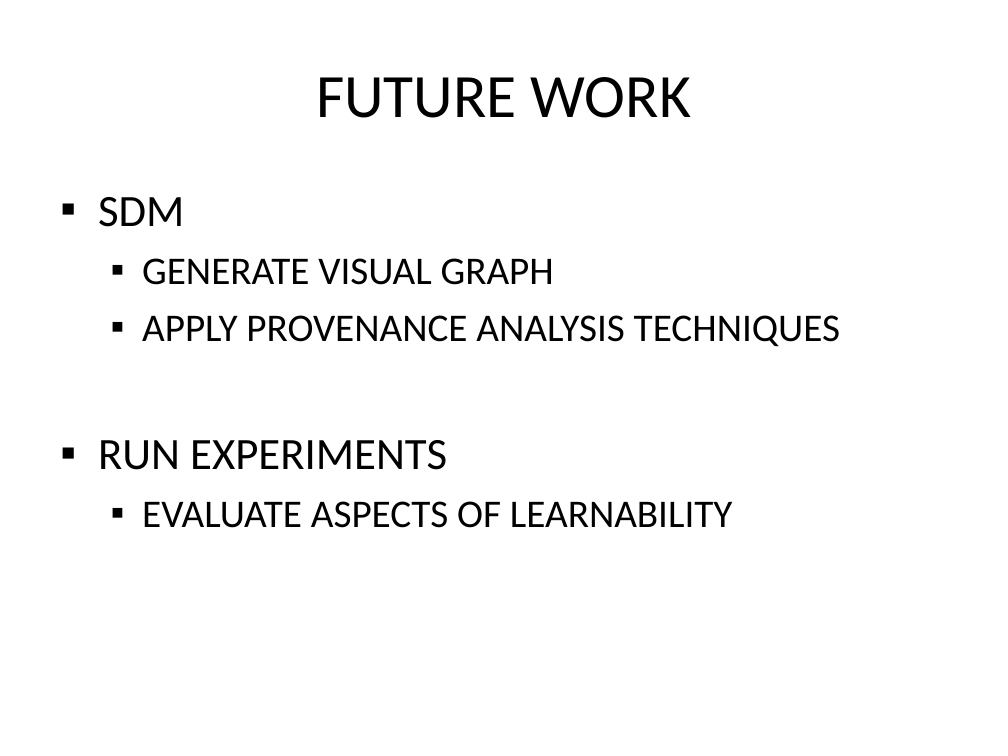
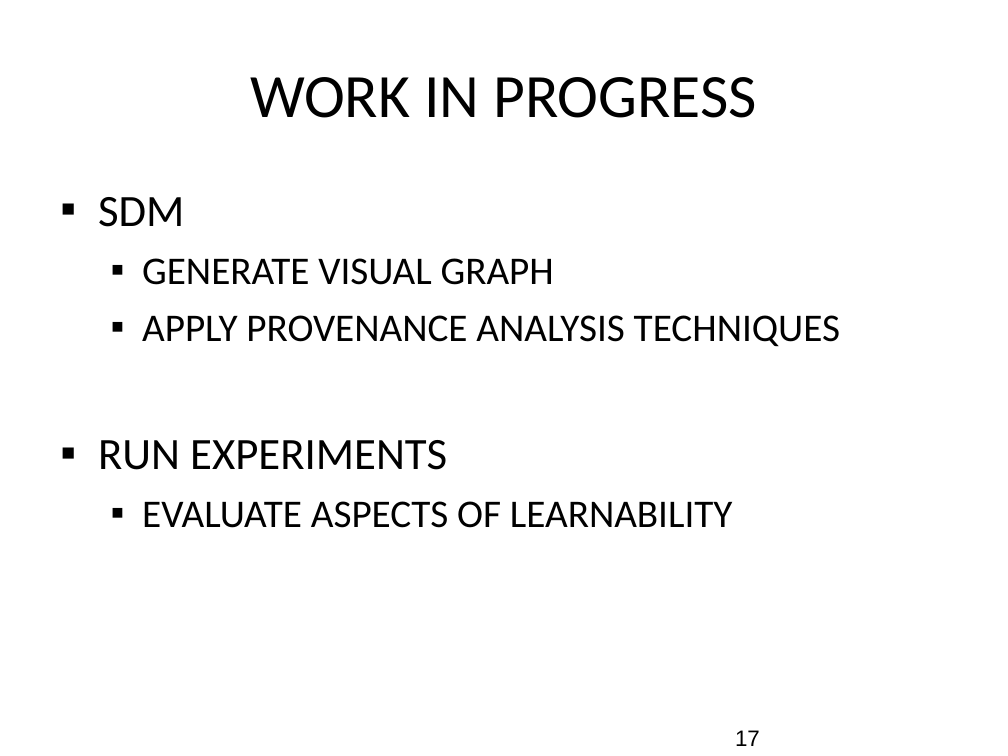
Before and after one commit to gems-uff/sdm, a slide deck: slide 17 of Documents/Apresentação/Provenance- Apresentação SBGames.ppt (slide 15 before the commit). Drawn at 1008x756 pixels with LibreOffice and Linux fonts; fonts in the diff are those of the drawing; background and template pictures are left out. Boxes give left, top, right and bottom in pixels: in the first picture for what was removed or moved away, otherwise in the second. Text is boxed around its words. In the diff, an @@ line names an element or a change of style, - is before the commit and + after.

```diff
--- a/Documents/Apresentação/Provenance- Apresentação SBGames.ppt
+++ b/Documents/Apresentação/Provenance- Apresentação SBGames.ppt
@@ title at (250,77,757,118): text changed @@
-FUTURE WORK
+WORK IN PROGRESS
@@ page number added at (735,730,760,746), 16 pt, text #000000 @@
+17
```
Also in this commit, not shown: 11 other slides changed, 12 slides added, 4 slides removed.
